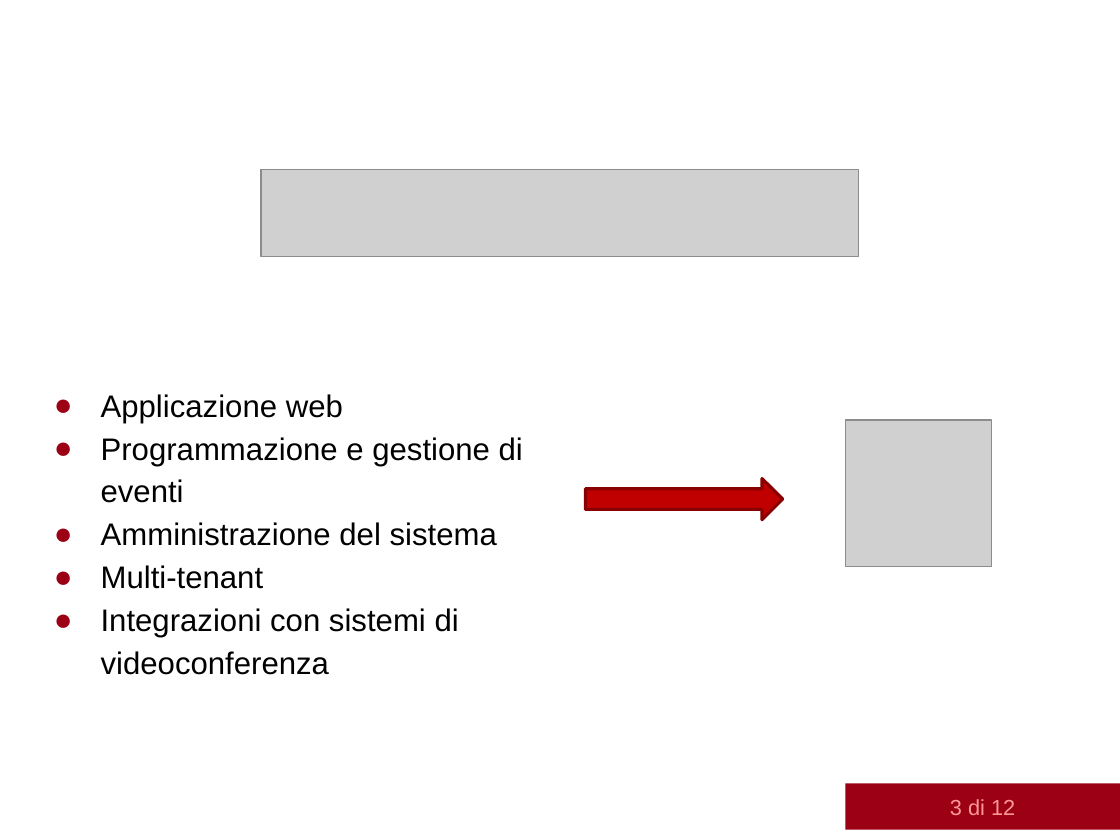
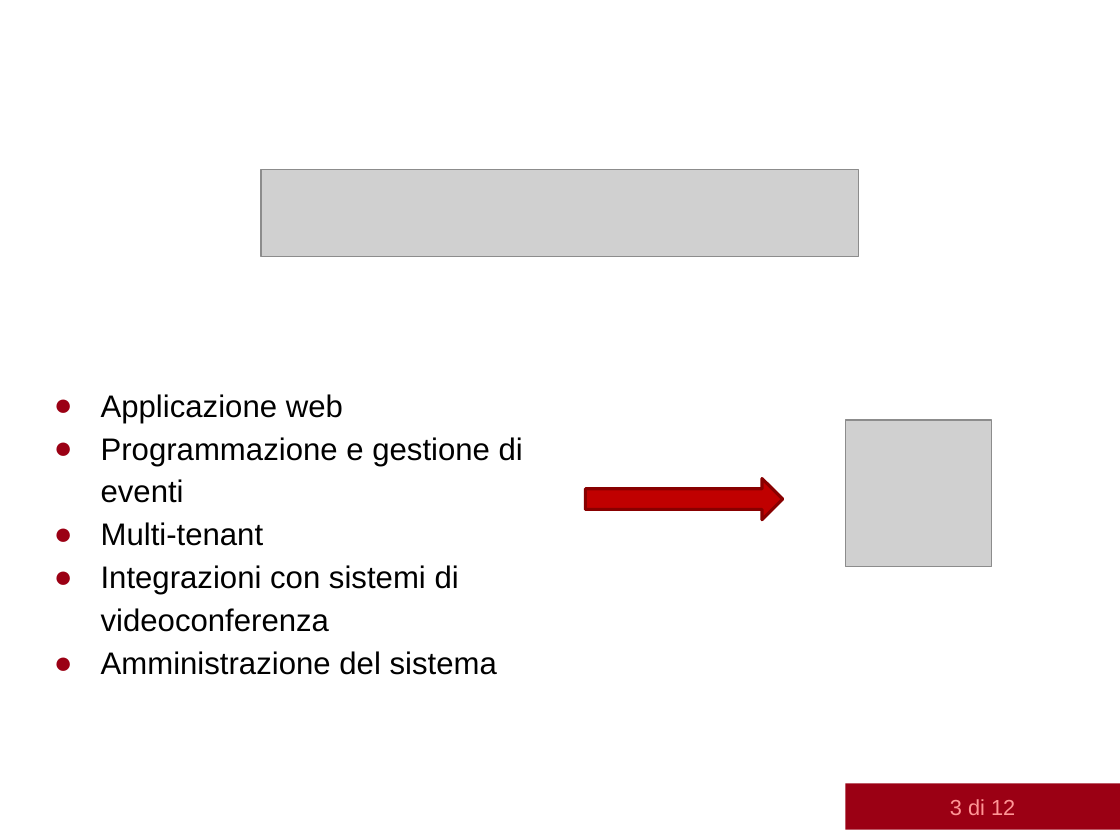
Before and after one commit to albertolazari/tesi, a slide deck: slide 3 of src/presentazione/slide-discussione.pptx. Drawn at 1120x840 pixels with LibreOffice and Linux fonts; fonts in the diff are those of the drawing; grey boxes stand for pictures; background and template pictures are left out. Boxes give left, top, right and bottom in pixels: in the first picture for what was removed or moved away, otherwise in the second. Text is boxed around its words. In the diff, an @@ line names an element or a change of style, - is before the commit and + after.

```diff
--- a/src/presentazione/slide-discussione.pptx
+++ b/src/presentazione/slide-discussione.pptx
@@ text at (101,522,497,546): paragraph removed @@
-● Amministrazione del sistema
@@ text at (101,651,497,675): paragraph added @@
+● Amministrazione del sistema
```
Also in this commit, not shown: 1 other slide changed.
